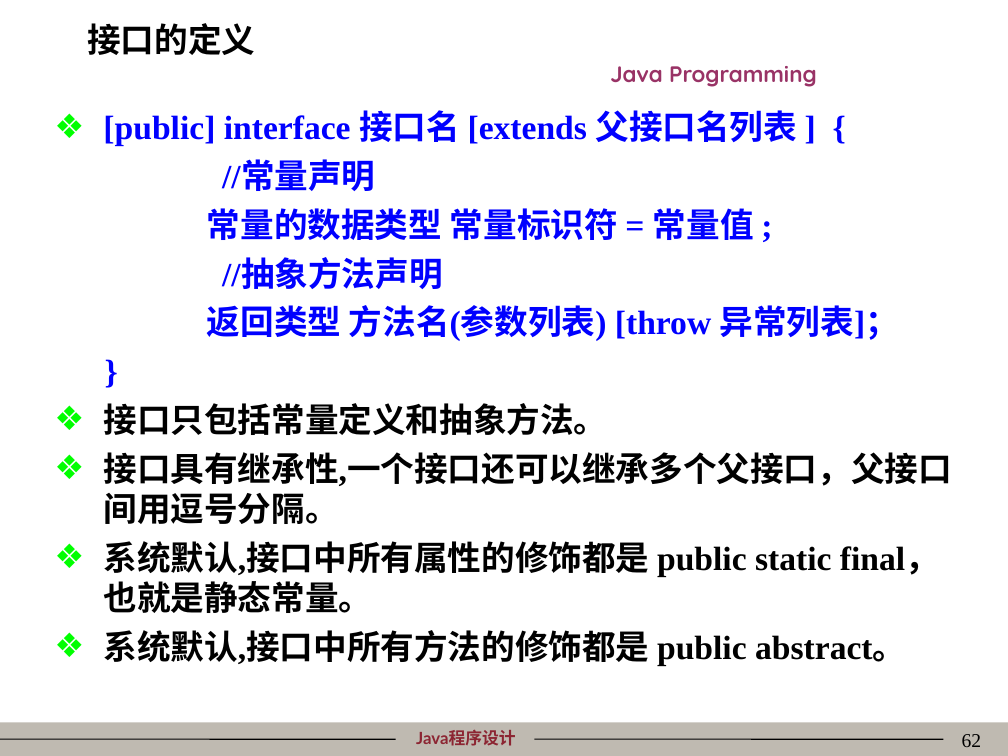
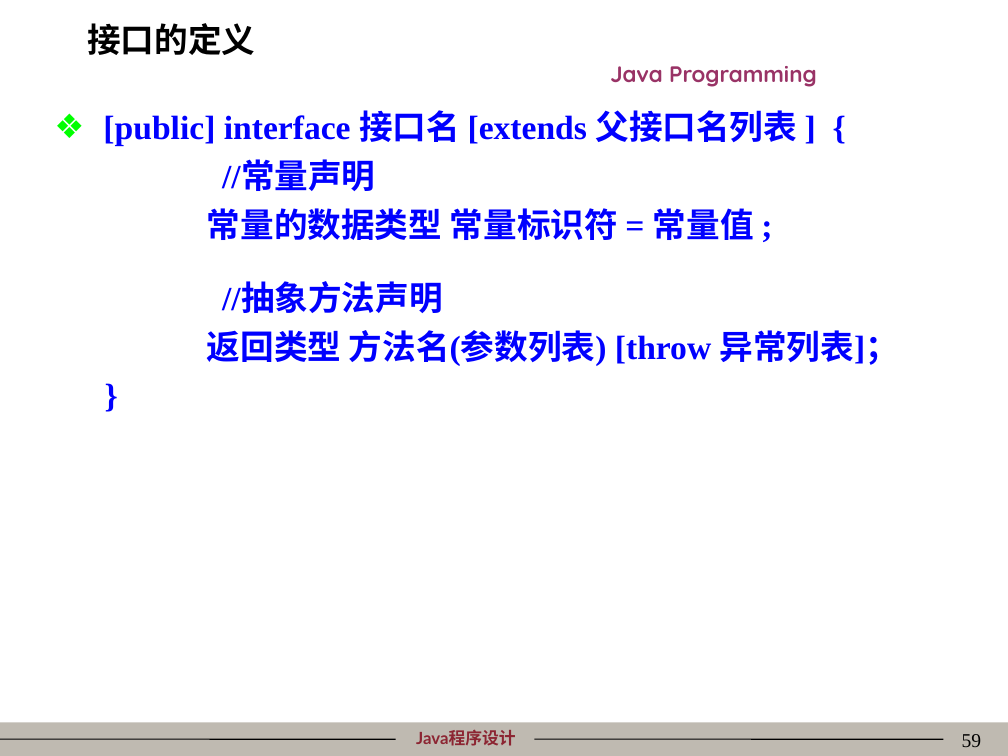
Before and after one commit to mordeky/Java, a slide deck: slide 59 of PPT/04类的封装性、继承性、多态性与接口.ppt (slide 62 before the commit). Drawn at 1008x756 pixels with LibreOffice and Linux fonts; fonts in the diff are those of the drawing; background and template pictures are left out. Boxes give left, top, right and bottom in pixels: in the first picture for what was removed or moved away, otherwise in the second. Text is boxed around its words. In the diff, an @@ line names an element or a change of style, - is before the commit and + after.

Commit message:
修正chp04的PPT, 增加了抽象类、接口、内部类的Java代码.

```diff
--- a/PPT/04类的封装性、继承性、多态性与接口.ppt
+++ b/PPT/04类的封装性、继承性、多态性与接口.ppt
@@ text at [103,403,951,665]: paragraphs removed @@
-❖ 接口只包括常量定义和抽象方法。
-❖ 接口具有继承性,一个接口还可以继承多个父接口，父接口间用逗号分隔。
-❖ 系统默认,接口中所有属性的修饰都是 public static final，也就是静态常量。
-❖ 系统默认,接口中所有方法的修饰都是 public abstract。
@@ page number at [962,734,982,747]: text changed @@
-62
+59
```
Also in this commit, not shown: 11 other slides changed, 3 slides added, 17 slides removed, 15 other files.
